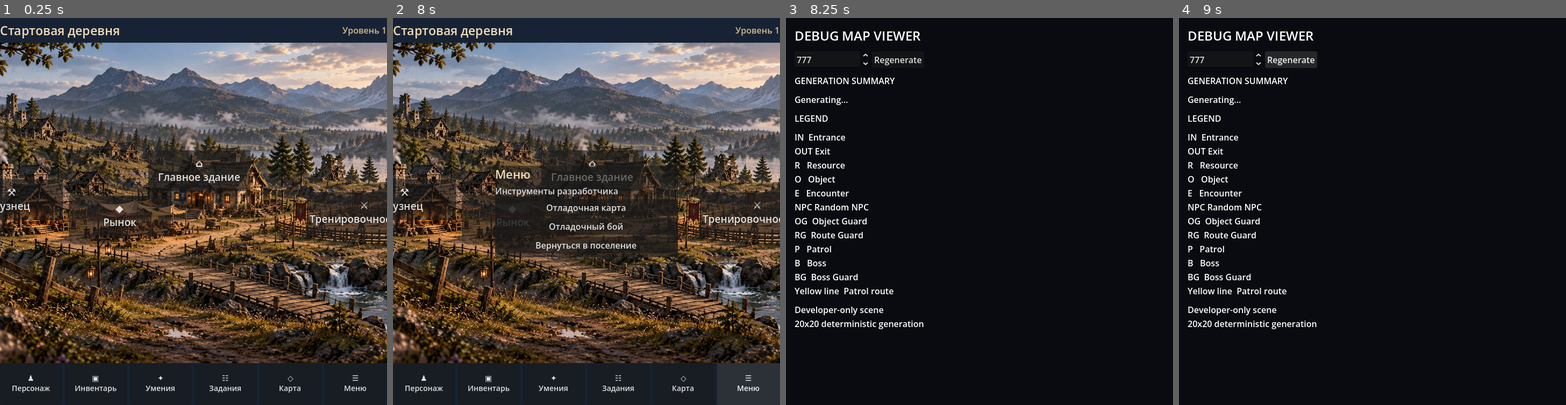
Above: before the commit, frames 1-4 (left to right).
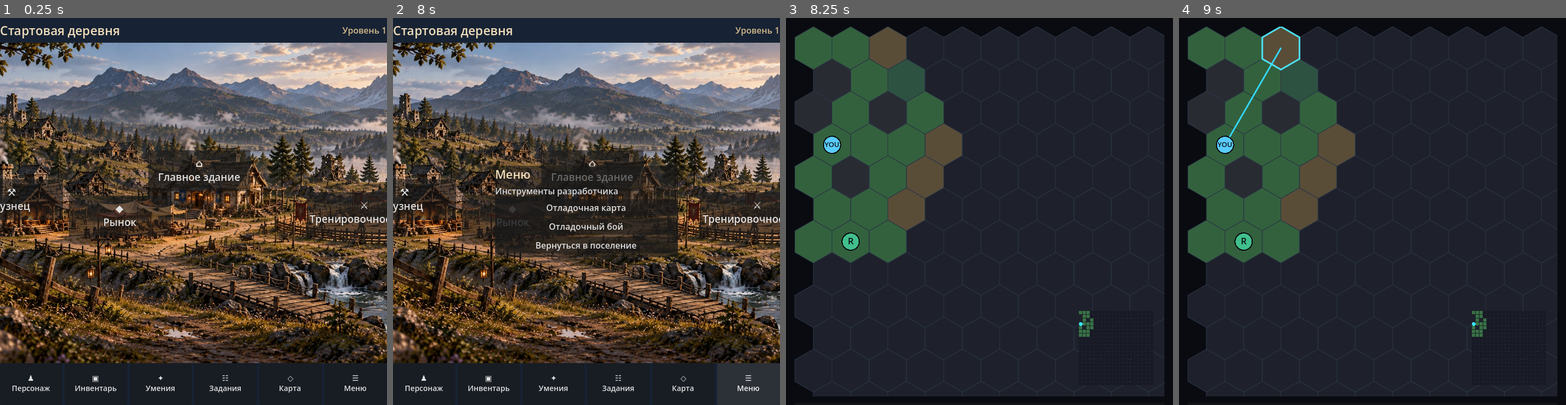
Above: after the commit, the same moments.

Repository: Archoniou1987/Battle-of-Artheon
Game: Godot game, scene res://scenes/main/main.tscn
Two runs of this game, one before a commit and one after it. Both use one fixed random seed, a clock stepped at 60 frames per second and the inputs below.
Inputs (mouse positions are in pixels of both pictures, inside the frame that each line leads up to):
- Up to frame 1 (0.25 s): no input
- Up to frame 2 (8 s): click "⚒ Кузнец" at 0.5 s; click "◆ Рынок" at 1.25 s; click "⌂ Главное здание" at 2 s; click "⚔ Тренировочное поле" at 2.75 s; click "♟ Персонаж" at 3.5 s; click "▣ Инвентарь" at 4.25 s; click "✦ Умения" at 5 s; click "☷ Задания" at 5.75 s; click "◇ Карта" at 6.5 s; click "☰ Меню" at 7.25 s
- Up to frame 3 (8.25 s): click "Отладочная карта" at 8 s
- Up to frame 4 (9 s): click (1291, 60) at 8.75 s, where only the run before the commit has a clickable "Regenerate"

Frames 1-2 are identical in both runs. In frame 3, 85% of the frame differs, in the area x 2-98%, y 2-98%; in frame 4, 85%.
Error before the commit: Parse Error: Too many arguments for "find_route()" call. Expected at most 6 but received 7. (res://scenes/debug/debug_map_viewer.gd:253)

Commit message:
Allow NPC-occupied destination only when explicitly targeted

Diff:
--- a/core/map/safe_map_navigation.gd
+++ b/core/map/safe_map_navigation.gd
@@ -15,7 +15,7 @@
 		return true
 	return false
 
-static func find_route(map:TacticalMapState,explored:Dictionary,origin:Vector2i,destination:Vector2i,visible:Dictionary,roles:Dictionary)->Array[Vector2i]:
+static func find_route(map:TacticalMapState,explored:Dictionary,origin:Vector2i,destination:Vector2i,visible:Dictionary,roles:Dictionary,allow_destination_npc:bool=false)->Array[Vector2i]:
 	var empty:Array[Vector2i]=[]
 	if not map.in_bounds(origin) or not map.in_bounds(destination): return empty
 	if not explored.has(destination) or not map.cell(destination).is_passable(): return empty
@@ -34,7 +34,7 @@
 		if current==destination: break
 		for neighbor in map.neighbors(current,true):
 			if not explored.has(neighbor) or settled.has(neighbor): continue
-			if visible.has(neighbor) and static_npc_at(map,roles,neighbor): continue
+			if visible.has(neighbor) and static_npc_at(map,roles,neighbor) and not (allow_destination_npc and neighbor==destination): continue
 			var next_cost:float=float(cost[current])+terrain_seconds(map.cell(neighbor).terrain_id)
 			if not cost.has(neighbor) or next_cost<float(cost[neighbor]):
 				cost[neighbor]=next_cost
